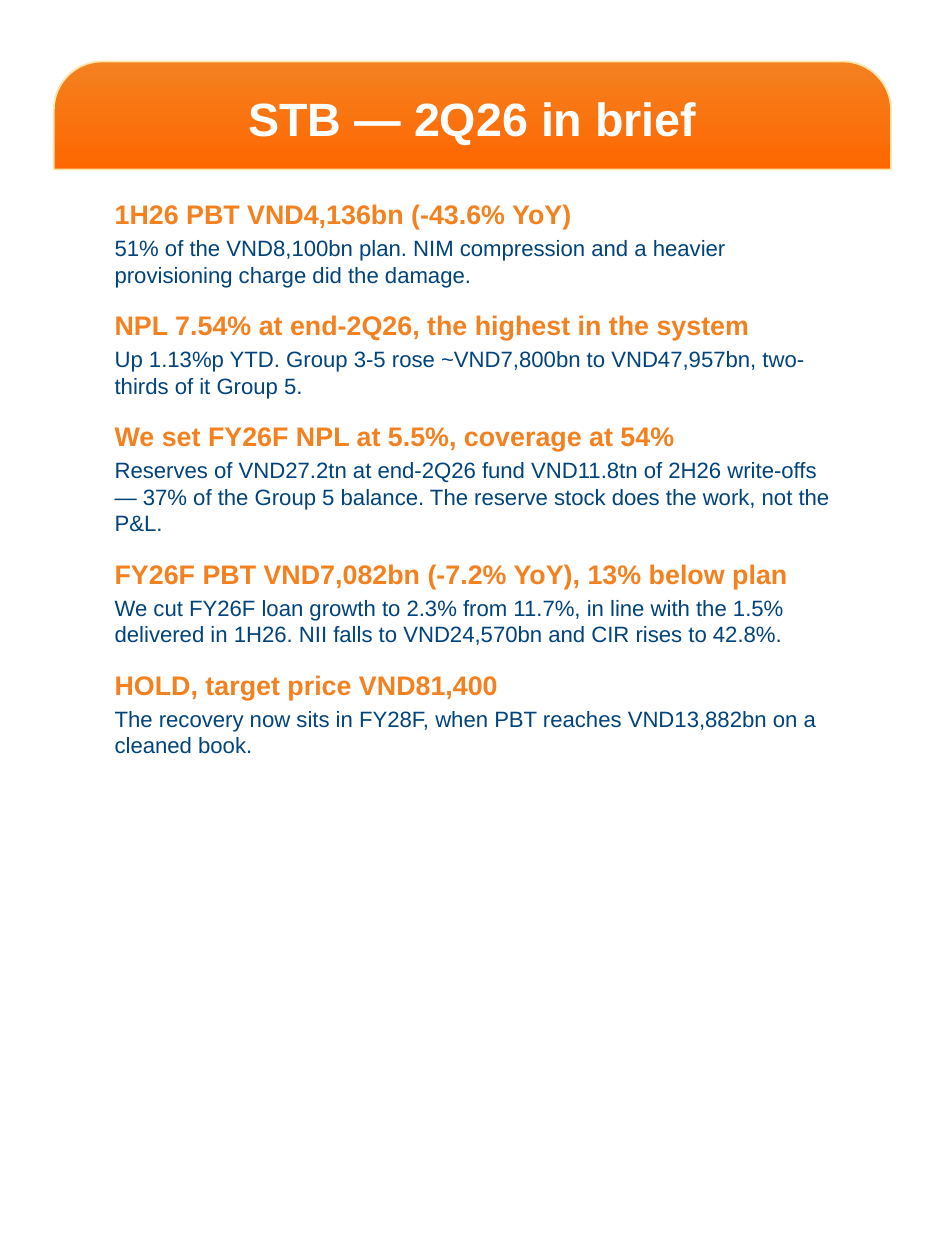
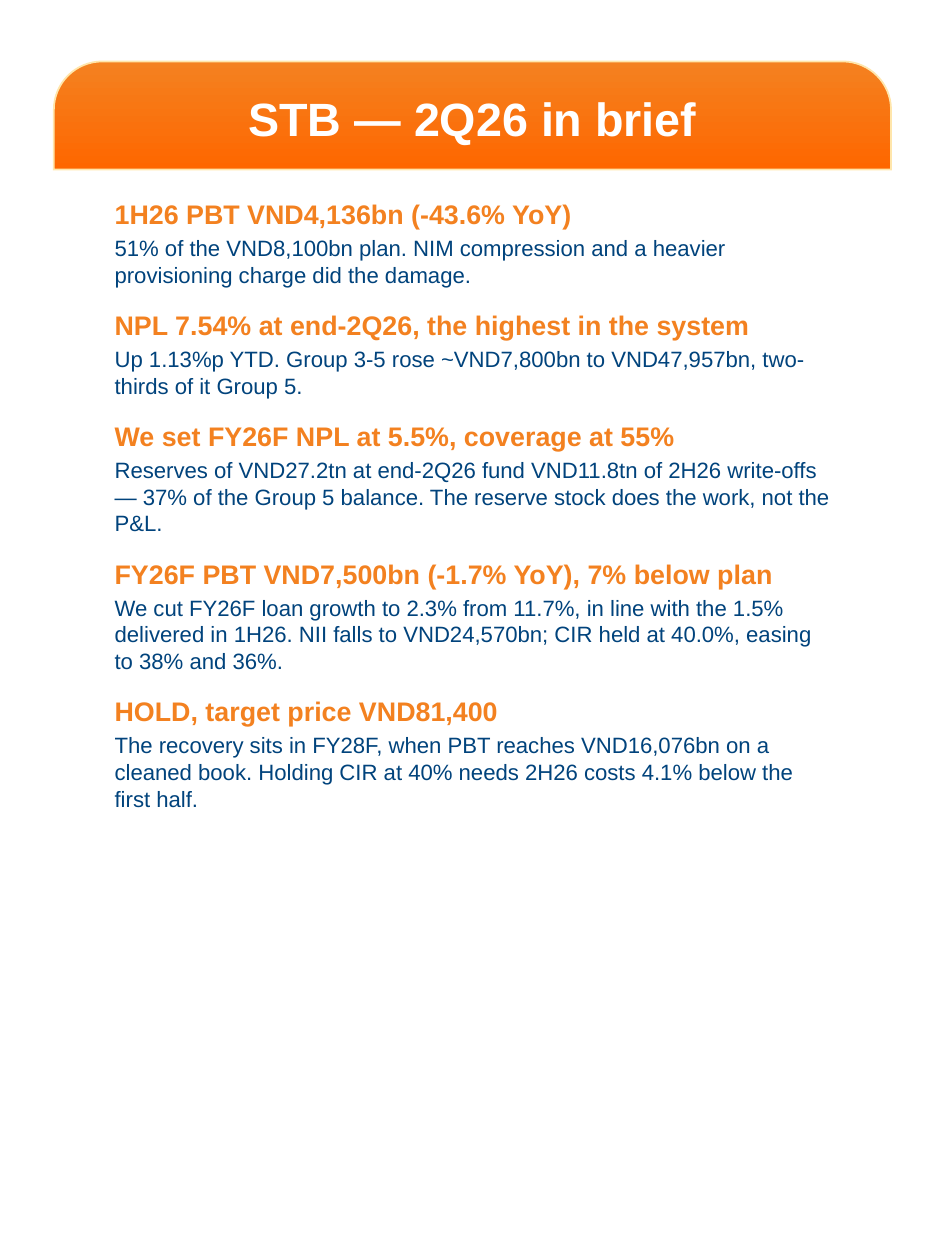
Before and after one commit to datquanton/verbose-guide, a slide deck: slide 2 of MASVN_Mobile_Report_STB_FPT_2Q26_EN_VN.pptx. Drawn at 945x1260 pixels with LibreOffice and Linux fonts; fonts in the diff are those of the drawing; background and template pictures are left out. Boxes give left, top, right and bottom in pixels: in the first picture for what was removed or moved away, otherwise in the second. Text is boxed around its words. In the diff, an @@ line names an element or a change of style, - is before the commit and + after.

```diff
--- a/MASVN_Mobile_Report_STB_FPT_2Q26_EN_VN.pptx
+++ b/MASVN_Mobile_Report_STB_FPT_2Q26_EN_VN.pptx
@@ text at box(115, 427, 674, 451): text changed @@
-We set FY26F NPL at 5.5%, coverage at 54%
+We set FY26F NPL at 5.5%, coverage at 55%
@@ text at box(115, 564, 811, 670): text changed @@
-FY26F PBT VND7,082bn (-7.2% YoY), 13% below plan
-We cut FY26F loan growth to 2.3% from 11.7%, in line with the 1.5% delivered in 1H26. NII falls to VND24,570bn and CIR rises to 42.8%.
+FY26F PBT VND7,500bn (-1.7% YoY), 7% below plan
+We cut FY26F loan growth to 2.3% from 11.7%, in line with the 1.5% delivered in 1H26. NII falls to VND24,570bn; CIR held at 40.0%, easing to 38% and 36%.
@@ text at box(115, 737, 793, 808): text changed @@
-The recovery now sits in FY28F, when PBT reaches VND13,882bn on a cleaned book.
+The recovery sits in FY28F, when PBT reaches VND16,076bn on a cleaned book. Holding CIR at 40% needs 2H26 costs 4.1% below the first half.
```
Also in this commit, not shown: 7 other slides changed, 12 other files.
